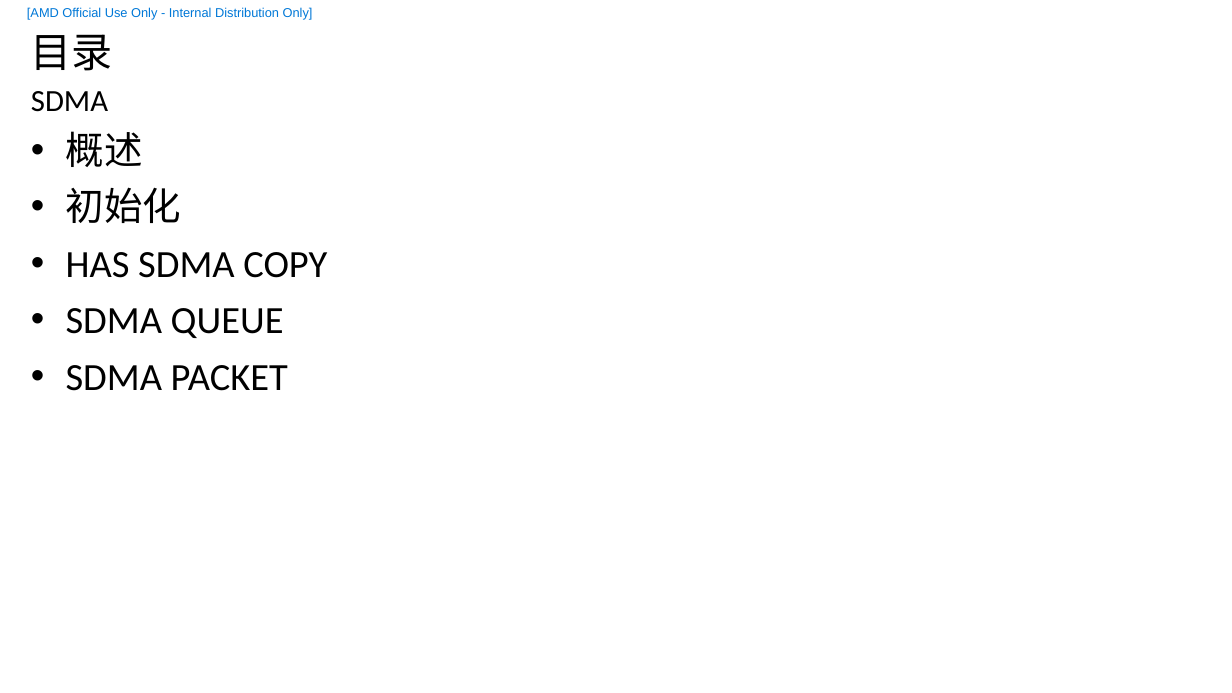
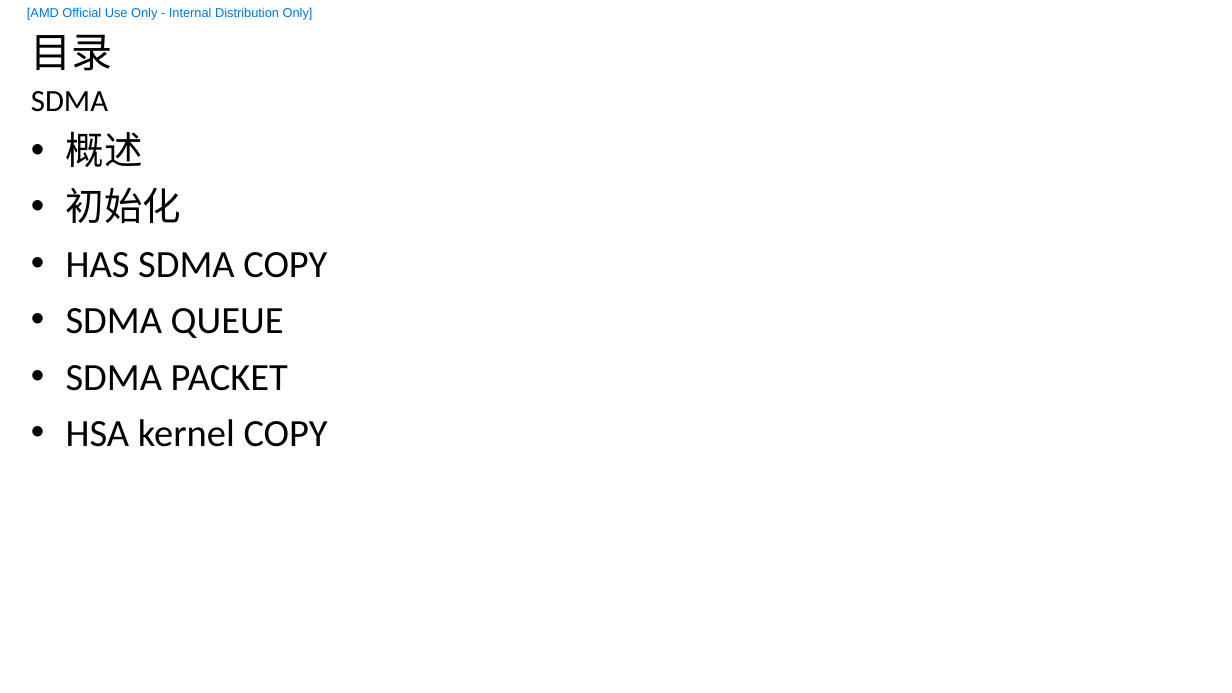
Before and after one commit to feifei14119/KmtHsaStudy, a slide deck: slide 33 of doc/HSA-KMT.pptx (slide 30 before the commit). Drawn at 1232x693 pixels with LibreOffice and Linux fonts; fonts in the diff are those of the drawing; background and template pictures are left out. Boxes give left, top, right and bottom in pixels: in the first picture for what was removed or moved away, otherwise in the second. Text is boxed around its words. In the diff, an @@ line names an element or a change of style, - is before the commit and + after.

Commit message:
ppt

```diff
--- a/doc/HSA-KMT.pptx
+++ b/doc/HSA-KMT.pptx
@@ text at [66,419,328,447]: paragraph added @@
+• HSA kernel COPY
```
Also in this commit, not shown: 6 slides added, 1 slide removed, 3 other files.
